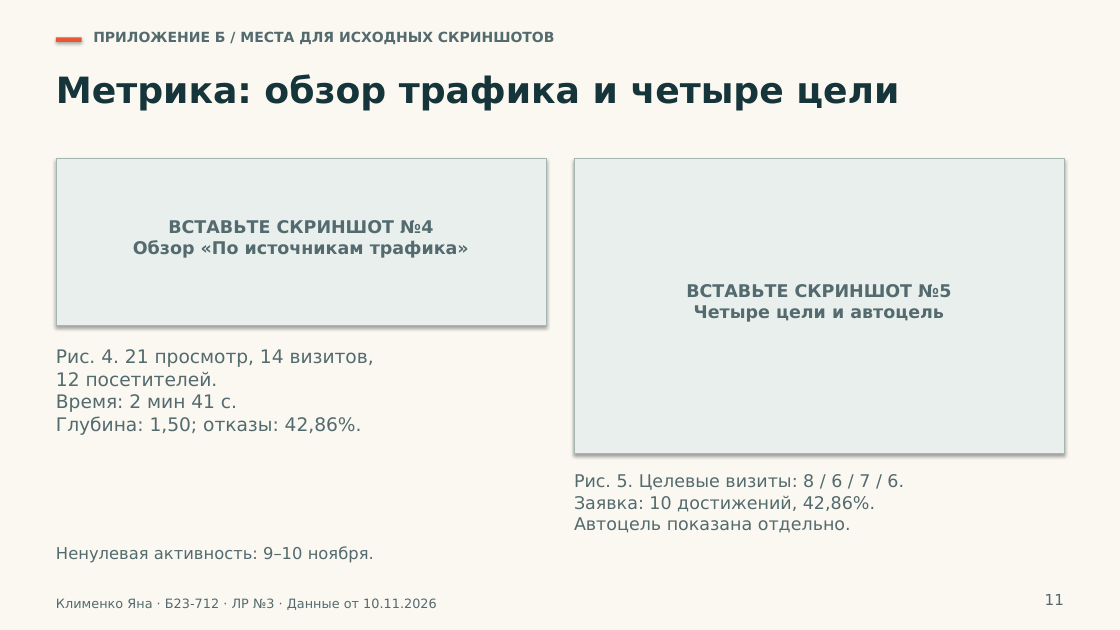
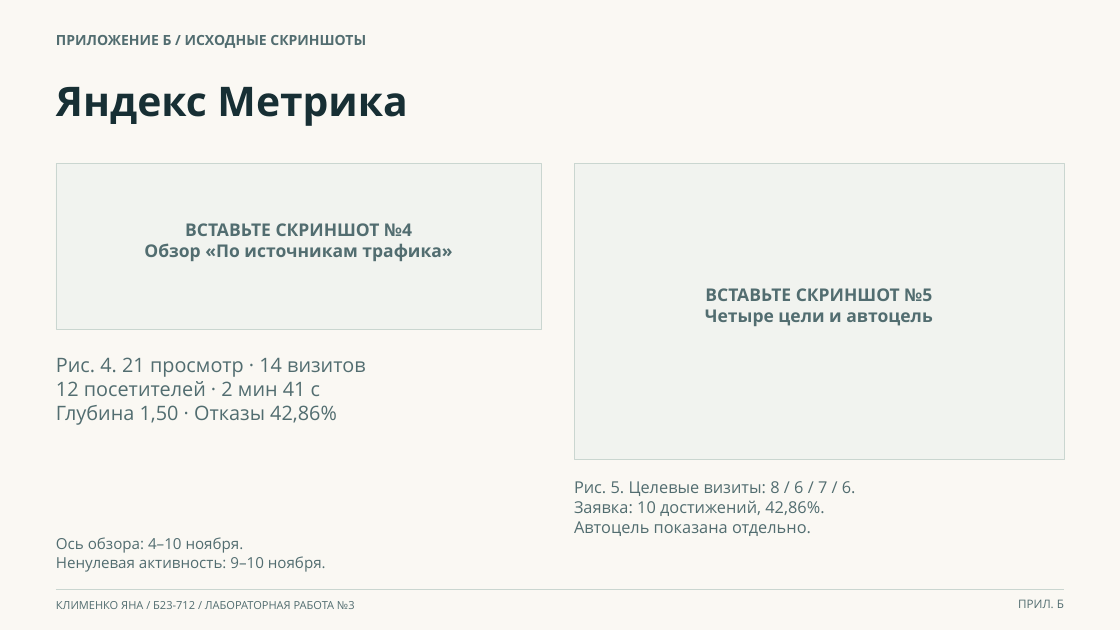
Before and after one commit to indolentmenace/hubspot-lab3, a slide deck: slide 11 of materials/LR3_HubSpot_presentation.pptx. Drawn at 1120x630 pixels with LibreOffice and Linux fonts; fonts in the diff are those of the drawing. Boxes give left, top, right and bottom in pixels: in the first picture for what was removed or moved away, otherwise in the second. Text is boxed around its words. In the diff, an @@ line names an element or a change of style, - is before the commit and + after.

```diff
--- a/materials/LR3_HubSpot_presentation.pptx
+++ b/materials/LR3_HubSpot_presentation.pptx
@@ background #FBF8F2 to #FAF8F3 @@
@@ text at [56, 35, 366, 48]: text changed; font DejaVu Sans to Open Sans; text colour #536A6E to #526D70 @@
-ПРИЛОЖЕНИЕ Б / МЕСТА ДЛЯ ИСХОДНЫХ СКРИНШОТОВ
+ПРИЛОЖЕНИЕ Б / ИСХОДНЫЕ СКРИНШОТЫ
@@ rectangle removed at [56, 37, 82, 42] @@
@@ text removed at [56, 74, 899, 111] @@
-Метрика: обзор трафика и четыре цели
@@ text added at [56, 87, 407, 126], 35 pt, text #172F34, bold @@
+Яндекс Метрика
@@ rectangle at [56, 163, 542, 329]: fill #E9EFEC to #F1F3EF; outline #A5B7B0 0.7 pt to #CAD6D0 0.7 pt; shadow off @@
@@ rectangle: place and size @@
-rectangle at [56, 159, 546, 326]
+rectangle at [56, 163, 542, 329]
@@ rectangle: place and size @@
-rectangle at [574, 159, 1064, 454]
+rectangle at [574, 163, 1064, 460]
@@ rectangle at [574, 163, 1064, 460]: fill #E9EFEC to #F1F3EF; outline #A5B7B0 0.7 pt to #CAD6D0 0.7 pt; shadow off @@
@@ text "ВСТАВЬТЕ СКРИНШОТ №4" at [144, 223, 452, 261]: font DejaVu Sans to Open Sans, text colour #536A6E to #526D70 @@
@@ text "ВСТАВЬТЕ СКРИНШОТ №5" at [705, 288, 932, 326]: font DejaVu Sans to Open Sans, text colour #536A6E to #526D70 @@
@@ text at [56, 357, 365, 425]: text changed; size 16 to 17 pt; font DejaVu Sans to Open Sans; text colour #536A6E to #526D70 @@
-Рис. 4. 21 просмотр, 14 визитов,
-12 посетителей.
-Время: 2 мин 41 с.
-Глубина: 1,50; отказы: 42,86%.
+Рис. 4. 21 просмотр · 14 визитов
+12 посетителей · 2 мин 41 с
+Глубина 1,50 · Отказы 42,86%
@@ text "Рис. 5. Целевые визиты: 8 ..." at [574, 481, 856, 536]: size 15 to 14 pt, font DejaVu Sans to Open Sans, text colour #536A6E to #526D70; line spacing 18.3pt to 17.1pt @@
@@ text at [56, 537, 244, 553]: paragraph added @@
+Ось обзора: 4–10 ноября.
@@ text "Ось обзора: 4–10 ноября.": place and size @@
-text "Ось обзора: 4–10 ноября." at [56, 546, 374, 563]
+text "Ось обзора: 4–10 ноября." at [56, 537, 326, 572]
@@ text at [56, 556, 326, 572]: size 14 to 13 pt, font DejaVu Sans to Open Sans, text colour #536A6E to #526D70 in "Ненулевая активность: 9–10 ноября."; line spacing 17.1pt to 15.9pt @@
@@ line added from (56, 589) to (1065, 589), #CAD6D0 0.5 pt @@
@@ text at [1018, 599, 1064, 608]: text changed; size 13 to 10 pt; font DejaVu Sans to Open Sans; text colour #536A6E to #526D70 @@
-11
+ПРИЛ. Б
@@ text at [56, 601, 355, 609]: text changed; size 11 to 9.5 pt; font DejaVu Sans to Open Sans; text colour #536A6E to #526D70 @@
-Клименко Яна · Б23-712 · ЛР №3 · Данные от 10.11.2026
+КЛИМЕНКО ЯНА / Б23-712 / ЛАБОРАТОРНАЯ РАБОТА №3
```
Also in this commit, not shown: 9 other slides changed, 1 slide added, 1 slide removed, 3 other files.
